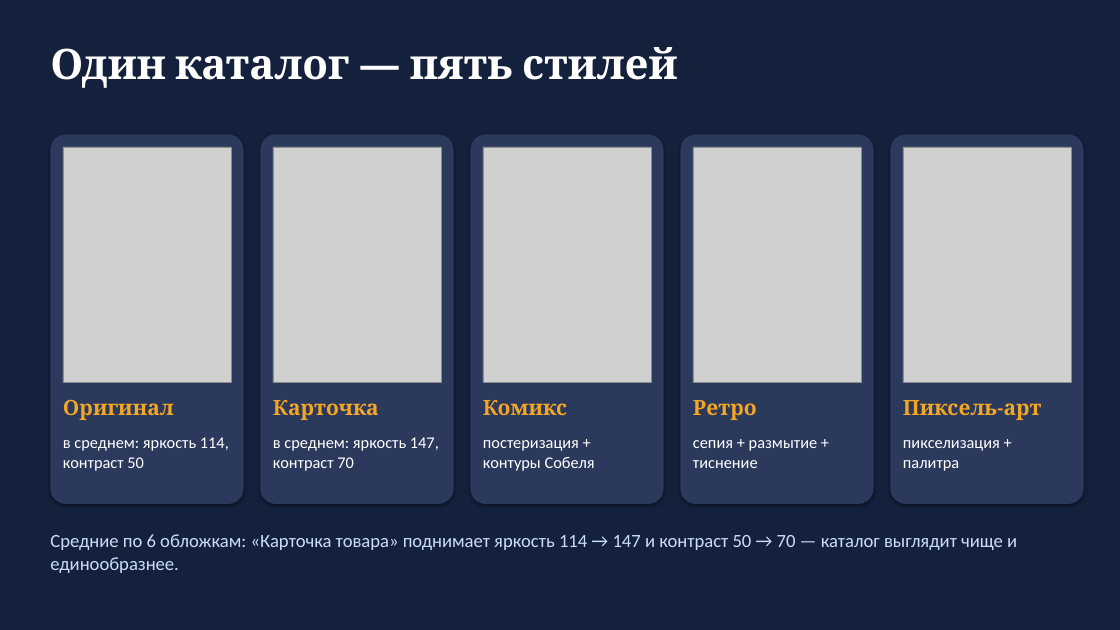
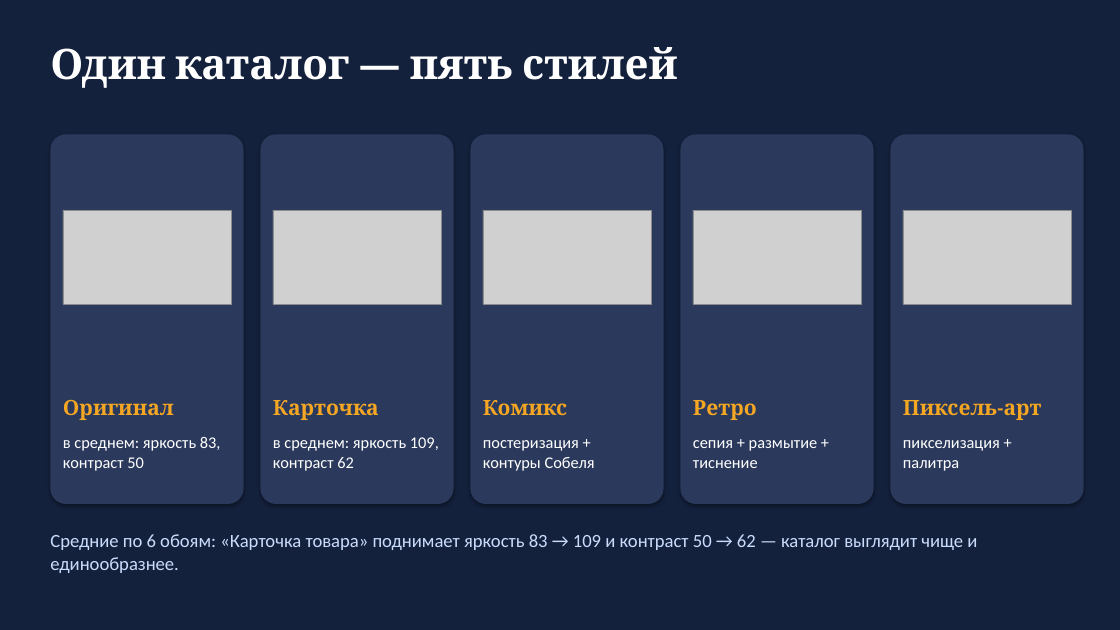
Before and after one commit to Numnummer/HackFiller, a slide deck: slide 4 of docs/ImageScope.pptx. Drawn at 1120x630 pixels with LibreOffice and Linux fonts; fonts in the diff are those of the drawing; grey boxes stand for pictures. Boxes give left, top, right and bottom in pixels: in the first picture for what was removed or moved away, otherwise in the second. Text is boxed around its words. In the diff, an @@ line names an element or a change of style, - is before the commit and + after.

```diff
--- a/docs/ImageScope.pptx
+++ b/docs/ImageScope.pptx
@@ picture resized from (x1=63, y1=147, x2=231, y2=382) to (x1=63, y1=210, x2=231, y2=304) @@
@@ picture resized from (x1=273, y1=147, x2=441, y2=382) to (x1=273, y1=210, x2=441, y2=304) @@
@@ picture resized from (x1=483, y1=147, x2=651, y2=382) to (x1=483, y1=210, x2=651, y2=304) @@
@@ picture resized from (x1=693, y1=147, x2=861, y2=382) to (x1=693, y1=210, x2=861, y2=304) @@
@@ picture resized from (x1=903, y1=147, x2=1071, y2=382) to (x1=903, y1=210, x2=1071, y2=304) @@
@@ text at (x1=63, y1=437, x2=221, y2=471): text changed @@
-в среднем: яркость 114, контраст 50
+в среднем: яркость 83, контраст 50
@@ text at (x1=273, y1=437, x2=439, y2=471): text changed @@
-в среднем: яркость 147, контраст 70
+в среднем: яркость 109, контраст 62
@@ text at (x1=50, y1=534, x2=977, y2=573): text changed @@
-Средние по 6 обложкам: «Карточка товара» поднимает яркость 114 → 147 и контраст 50 → 70 — каталог выглядит чище и единообразнее.
+Средние по 6 обоям: «Карточка товара» поднимает яркость 83 → 109 и контраст 50 → 62 — каталог выглядит чище и единообразнее.
```
Also in this commit, not shown: 3 other slides changed, 17 other files.
